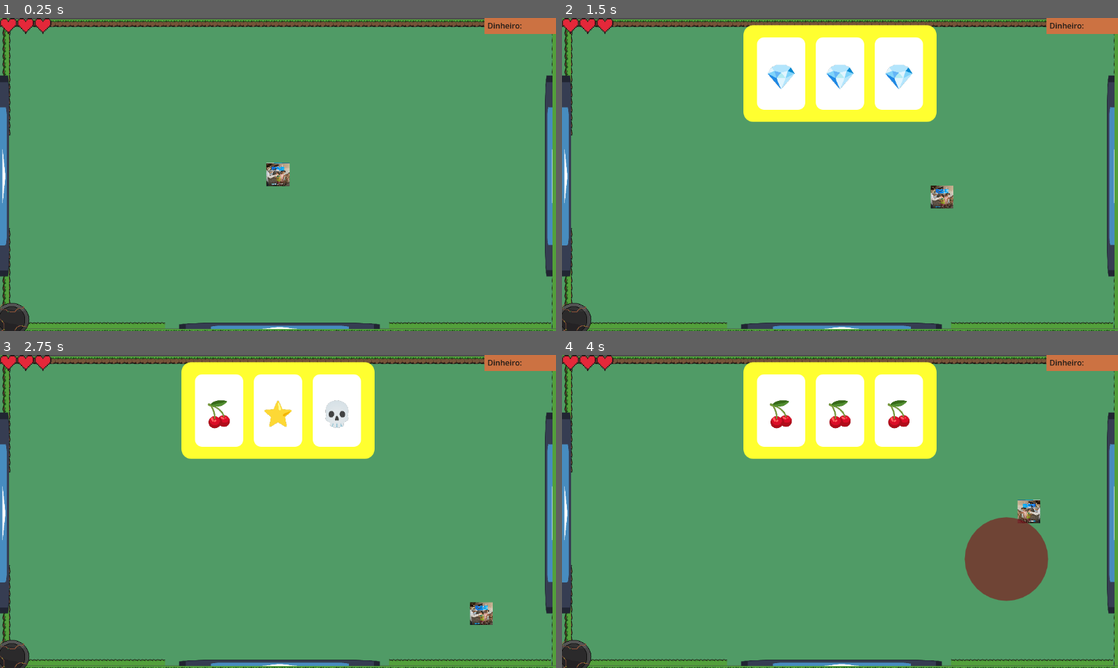
Above: before the commit, frames 1-4 (two rows, left to right).
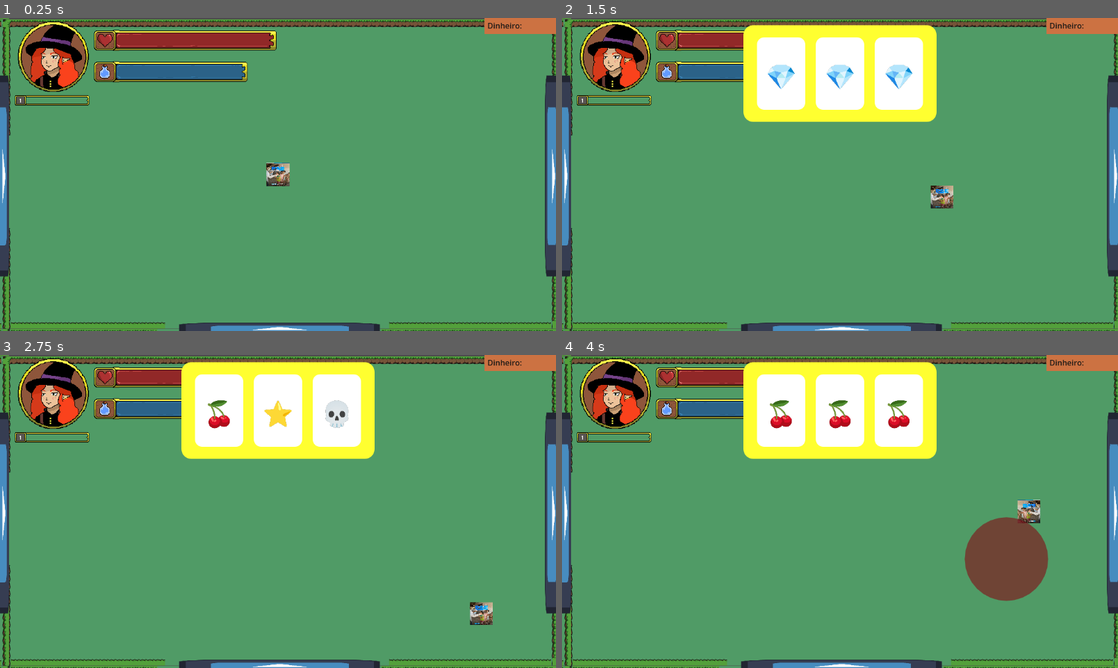
Above: after the commit, the same moments.

Repository: KidovieckF/ecos-tg
Game: Godot game, scene res://Cenas/Mundo/Mundo.tscn
The game is run twice, just before and just after one commit, with the same random seed, the same clock (stepped at 60 frames per second) and the same inputs. This scene is started directly instead of the project's main scene. The engine's default icon, where the game draws it, is replaced by a stand-in: a white triangle on a blue panel in a dark square.
Inputs (mouse positions are in pixels of both pictures, inside the frame that each line leads up to):
- Up to frame 1 (0.25 s): no input
- Up to frame 2 (1.5 s): tap Enter at 0.5 s; move the mouse to (962, 158) at 0.52 s; hold Right (ui_right) 0.53-1.28 s; tap E (Interagir) at 0.6 s; click (962, 158) at 0.67 s; move the mouse to (728, 190) at 1.27 s; hold Down (ui_down) from 1.28 s (still down); click (728, 190) at 1.35 s
- Up to frame 3 (2.75 s): tap E (Interagir) at 1.55, 2.1 s; move the mouse to (333, 442) at 2.02 s; release Down (ui_down) at 2.03 s; hold Right (ui_right) from 2.03 s (still down)
- Up to frame 4 (4 s): move the mouse to (812, 574) at 2.77 s; release Right (ui_right) at 2.78 s; hold Up (ui_up) 2.78-3.53 s; tap E (Interagir) at 2.85, 3.8 s; click (812, 574) at 2.92 s; move the mouse to (1006, 558) at 3.52 s; press the mouse at (1006, 558) at 3.53 s; hold Left (ui_left) from 3.53 s (still down)

The runs differ from the first frame. In frame 1, 7.8% of the frame differs, in the area x 0-100%, y 0-100%; in frame 2, 6.0%; in frame 3, 6.0%; in frame 4, 6.0%.
Error before the commit: Parse Error: Preload file "res://Cenas/Mundo/HUD_loja.tscn" does not exist. (res://Scripts/Mundo/Salas/sala_loja.gd:3)

Commit message:
att/28/05

Diff:
--- a/Cenas/Mundo/HUD.tscn
+++ b/Cenas/Mundo/HUD.tscn
@@ -1,22 +1,10 @@
 [gd_scene format=3 uid="uid://cn8y5s0pru1up"]
 
 [ext_resource type="Script" uid="uid://dmut5qpd441ny" path="res://Scripts/Huds/hud.gd" id="1_p1lse"]
-[ext_resource type="Texture2D" uid="uid://v8mdey443wd1" path="res://sprites/99fc0106-34d4-4d6e-9630-c9314463e87a-removebg-preview.png" id="1_xcexb"]
-[ext_resource type="Texture2D" uid="uid://byhm5miicehjt" path="res://sprites/Hud/Soquete1.png" id="3_6cqf8"]
-[ext_resource type="Texture2D" uid="uid://cphgndc03yaom" path="res://sprites/Hud/Exp_Mana.png" id="4_uh8m8"]
-[ext_resource type="Texture2D" uid="uid://barf4f36owjth" path="res://sprites/Hud/Detalhes.png" id="5_ef6xn"]
-
-[sub_resource type="AtlasTexture" id="AtlasTexture_p1lse"]
-atlas = ExtResource("1_xcexb")
-region = Rect2(218.61, 121, 175, 167)
-
-[sub_resource type="AtlasTexture" id="AtlasTexture_p5ktn"]
-atlas = ExtResource("1_xcexb")
-region = Rect2(218.61, 121, 175, 167)
-
-[sub_resource type="AtlasTexture" id="AtlasTexture_q2653"]
-atlas = ExtResource("1_xcexb")
-region = Rect2(218.61, 121, 175, 167)
+[ext_resource type="Texture2D" uid="uid://b0uuoey5nxaj8" path="res://sprites/Hud/Hud.png" id="2_6cqf8"]
+[ext_resource type="Texture2D" uid="uid://cmx6usmb2rtpo" path="res://sprites/Hud/xp_bar.png" id="3_uh8m8"]
+[ext_resource type="Texture2D" uid="uid://b17yqr67wnwps" path="res://sprites/Hud/barra_vida.png" id="4_6cqf8"]
+[ext_resource type="Texture2D" uid="uid://djy5ftr0nouvq" path="res://sprites/Hud/mana_bar.png" id="5_e3vru"]
 
 [sub_resource type="StyleBoxFlat" id="StyleBoxFlat_p1lse"]
 bg_color = Color(0.14044744, 0.14044747, 0.14044738, 1)
@@ -53,23 +41,6 @@
 theme_override_colors/font_color = Color(0.083911665, 0.083911665, 0.083911665, 1)
 text = "Dinheiro: "
 
-[node name="ContainerCoracoes" type="HBoxContainer" parent="." unique_id=1019843189]
-offset_right = 40.0
-offset_bottom = 40.0
-scale = Vector2(0.2, 0.2)
-
-[node name="Coracaro1" type="TextureRect" parent="ContainerCoracoes" unique_id=895646982]
-layout_mode = 2
-texture = SubResource("AtlasTexture_p1lse")
-
-[node name="Coracaro2" type="TextureRect" parent="ContainerCoracoes" unique_id=1263658481]
-layout_mode = 2
-texture = SubResource("AtlasTexture_p5ktn")
-
-[node name="Coracaro3" type="TextureRect" parent="ContainerCoracoes" unique_id=510305617]
-layout_mode = 2
-texture = SubResource("AtlasTexture_q2653")
-
 [node name="MarginContainer" type="MarginContainer" parent="." unique_id=1845871983]
 offset_right = 40.0
 offset_bottom = 40.0
@@ -88,32 +59,57 @@
 theme_override_styles/background = SubResource("StyleBoxFlat_p1lse")
 theme_override_styles/fill = SubResource("StyleBoxFlat_p5ktn")
 
-[node name="TextureRect" type="TextureRect" parent="." unique_id=2068941370]
-anchors_preset = 2
-anchor_top = 1.0
-anchor_bottom = 1.0
-offset_top = -80.0
-offset_right = 80.0
-grow_vertical = 0
-texture = ExtResource("3_6cqf8")
+[node name="TextureRect2" type="TextureRect" parent="." unique_id=612708112]
+offset_right = 600.0
+offset_bottom = 200.0
+pivot_offset = Vector2(40, 40)
+texture = ExtResource("2_6cqf8")
 
-[node name="Exp" type="TextureProgressBar" parent="TextureRect" unique_id=1635740023]
+[node name="Exp" type="TextureProgressBar" parent="TextureRect2" unique_id=1635740023]
+unique_name_in_owner = true
+layout_mode = 1
+offset_left = 54.0
+offset_top = 164.0
+offset_right = 183.0
+offset_bottom = 177.0
+texture_progress = ExtResource("3_uh8m8")
+
+[node name="Vida" type="TextureProgressBar" parent="TextureRect2" unique_id=1296967243]
 unique_name_in_owner = true
 layout_mode = 1
 anchors_preset = 15
 anchor_right = 1.0
 anchor_bottom = 1.0
-offset_right = -1.0
+offset_left = 240.0
+offset_top = 31.0
+offset_right = 549.0
+offset_bottom = 46.0
 grow_horizontal = 2
 grow_vertical = 2
-fill_mode = 3
-texture_progress = ExtResource("4_uh8m8")
+value = 100.0
+texture_progress = ExtResource("4_6cqf8")
 
-[node name="TextureRect2" type="TextureRect" parent="TextureRect" unique_id=1147147071]
-layout_mode = 1
-anchors_preset = 15
-anchor_right = 1.0
-anchor_bottom = 1.0
-grow_horizontal = 2
-grow_vertical = 2
-texture = ExtResource("5_ef6xn")
+[node name="Mana" type="TextureProgressBar" parent="TextureRect2" unique_id=2014194910]
+layout_mode = 0
+offset_right = 40.0
+offset_bottom = 40.0
+value = 100.0
+texture_progress = ExtResource("5_e3vru")
+
+[node name="TextureRect2" type="TextureRect" parent="TextureRect2" unique_id=76129444]
+layout_mode = 0
+offset_right = 600.0
+offset_bottom = 200.0
+pivot_offset = Vector2(40, 40)
+texture = ExtResource("2_6cqf8")
+
+[node name="Label" type="Label" parent="TextureRect2" unique_id=1306442717]
+unique_name_in_owner = true
+layout_mode = 0
+offset_left = 33.0
+offset_top = 163.0
+offset_right = 52.0
+offset_bottom = 179.0
+theme_override_font_sizes/font_size = 11
+text = "1"
+horizontal_alignment = 1
--- a/Scripts/Huds/hud.gd
+++ b/Scripts/Huds/hud.gd
@@ -6,9 +6,15 @@
 	pass
 
 
-func atualizar_xp(xp_atual, xp_barra):
+func atualizar_xp(xp_atual, xp_barra, nivel):
 	%Exp.max_value = xp_barra
 	%Exp.value = xp_atual
+	%Label.text = str(nivel)
+
+func atualizar_vida(vida_atual, vida_barra):
+	%Vida.max_value = vida_barra
+	%Vida.value = vida_atual
+
 
 func atualizar_vida_boss(valor):
 	$ProgressBar.value = valor
--- a/Scripts/MapaGen/mapa_gen.gd
+++ b/Scripts/MapaGen/mapa_gen.gd
@@ -3,7 +3,6 @@
 @export var player: CharacterBody2D
 var inimigo = preload("res://Cenas/Inimigos/inimigo_base.tscn")
 var salas_possiveis = [ preload("res://Cenas/Mundo/Salas/sala_base.tscn")] #preload("res://Cenas/Mundo/Salas/sala_2.tscn", preload("res://Cenas/Mundo/Salas/sala_1.tscn")  ]
-var sala_loja = preload("res://Cenas/Mundo/Salas/sala_loja.tscn")
 var sala_boss =  preload("res://Cenas/Mundo/Salas/sala_boss.tscn")
 var porta = preload("res://Cenas/Mundo/Salas/Porta.tscn")
 var room_altura = 641
@@ -30,9 +29,6 @@
 		var walk_dir = directions.pick_random()
 		var sala_sorteada = salas_possiveis.pick_random()
 		var nova_sala = sala_sorteada.instantiate()
-
-		if salas_criadas.size() == 10:
-			nova_sala = sala_loja.instantiate()
 		if salas_criadas.size() == 14:
 			nova_sala = sala_boss.instantiate()
 		if not salas_criadas.has(current_pos):
--- a/Scripts/Mundo/Salas/sala_base.gd
+++ b/Scripts/Mundo/Salas/sala_base.gd
@@ -114,7 +114,6 @@
 	novo_inimigo.morreu.connect(verifica_inimigos)
 	novo_inimigo.morreu.connect(func():
 		player.ganhar_xp(novo_inimigo.data.exp)
-		hud.atualizar_xp(player.xp_atual, player.barra_exp)
 		)
 
 
--- a/Scripts/Mundo/Salas/sala_loja.gd
+++ /dev/null
@@ -1,41 +0,0 @@
-extends Node2D
-
-var cena_loja = preload("res://Cenas/Mundo/HUD_loja.tscn")
-var player_perto = false
-var portas_da_sala = []
-
-func _physics_process(delta: float) -> void:
-	if Input.is_action_just_pressed("Interagir") and player_perto:
-			print("abriu loja")
-			var loja_nova = cena_loja.instantiate()
-			get_parent().add_child(loja_nova)
-
-func _on_static_body_2d_body_entered(body: Node2D) -> void:
-	if body.is_in_group("Players"):
-		print("entrou player")
-		player_perto = true
-
-
-func ajustar_parede(norte, sul, leste, oeste):
-	if norte == true:
-		$ParedeNorte.clear()
-	if sul == true:
-		$ParedeSul.clear()
-	if leste == true:
-		$ParedeLeste.clear()
-	if oeste == true:
-		$ParedeOeste.clear()
-
-
-func _on_static_body_2d_body_exited(body: Node2D) -> void:
-	player_perto = false # Replace with function body.
-
-func loja():
-	pass
-
-
-func _on_area_2d_body_entered(body: Node2D) -> void:
-	if body.is_in_group("Players"):
-		for p in portas_da_sala:
-			print("fechei a porta")
-			p.abrir_porta()
--- a/Scripts/Player/player.gd
+++ b/Scripts/Player/player.gd
@@ -17,7 +17,7 @@
 var vida_maxima
 
 @onready var sprite = $Sprite2D
-@onready var hud = get_parent().get_node("HUD/ContainerCoracoes")
+@onready var hud = get_parent().get_node("HUD")
 @onready var hud_moedas = get_parent().get_node("HUD/ColorRect/Dinheiro")
 var game_over_scene = preload("res://Cenas/Mundo/Game_over.tscn")
 
@@ -69,18 +69,18 @@
 		print("upei de nivel")
 		nivel +=1
 		print("nivel: ",nivel)
+	hud.atualizar_xp(xp_atual, barra_exp, nivel)
 
 func take_damage(quantidade, cor = Color.WHITE):
 	if pode_tomar_dano == true:
 		$Timer.start()
 		vida_atual -= quantidade
-		if vida_atual >= 0 and vida_atual < hud.get_child_count():
-			hud.get_child(vida_atual).visible = false
 		tween_dano = create_tween().set_loops()
 		tween_dano.tween_property(sprite, "modulate:a", 0.0, 0.1)
 		tween_dano.tween_property(sprite, "modulate:a", 1.0, 0.1)
 
 		print("Tomou dano ", vida_atual )
+		hud.atualizar_vida(vida_atual, vida_maxima)
 		pode_tomar_dano = false
 	if vida_atual <= 0 and morto == false:
 		morto = true
@@ -88,9 +88,8 @@
 		get_tree().root.add_child(game_over)
 
 func curar(quantidade):
-	if vida_atual < vida_maxima:
-		hud.get_child(vida_atual).visible = true
-		vida_atual = min(vida_atual + quantidade, vida_maxima)
+	vida_atual =  min((vida_atual + quantidade), vida_maxima)
+	hud.atualizar_vida(vida_atual, vida_maxima)
 
 func coletar_moeda():
 	hud_moedas.text = "Dinheiro: " + str(RecursosGlobais.moeda)
Not shown, removed: Scripts/Mundo/Salas/sala_loja.gd.uid
Binary file added: sprites/Hud/Hud.png
Not shown, added: sprites/Hud/Hud.png.import
Binary file added: sprites/Hud/barra_vida.png
Not shown, added: sprites/Hud/barra_vida.png.import
Binary file added: sprites/Hud/mana_bar.png
Not shown, added: sprites/Hud/mana_bar.png.import
Binary file added: sprites/Hud/vida_bar.png
Not shown, added: sprites/Hud/vida_bar.png.import
Binary file added: sprites/Hud/xp_bar.png
Not shown, added: sprites/Hud/xp_bar.png.import
